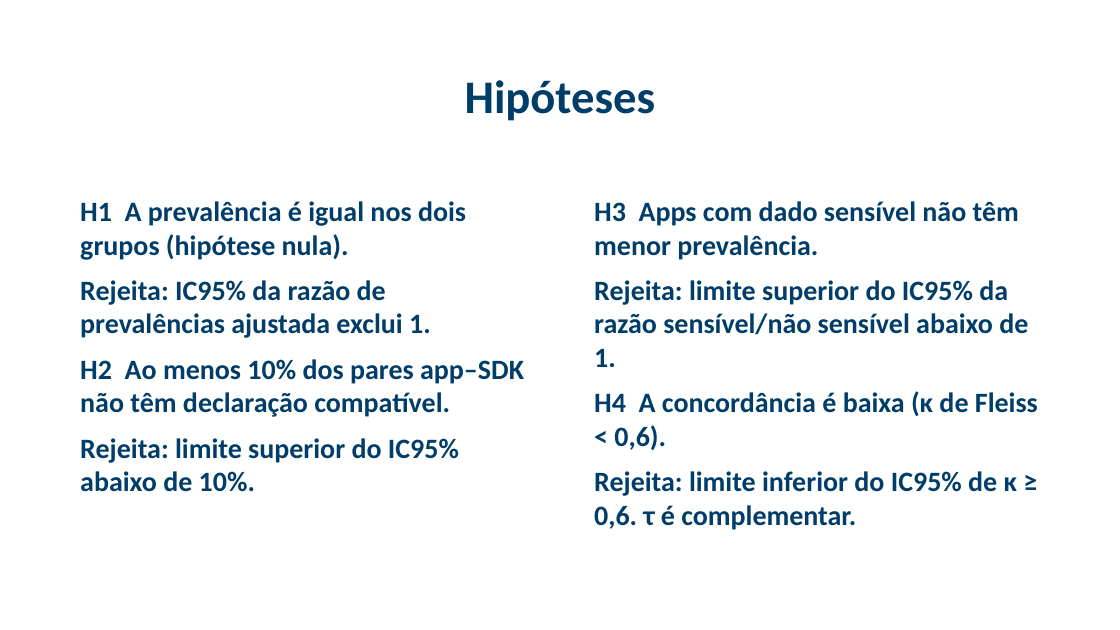
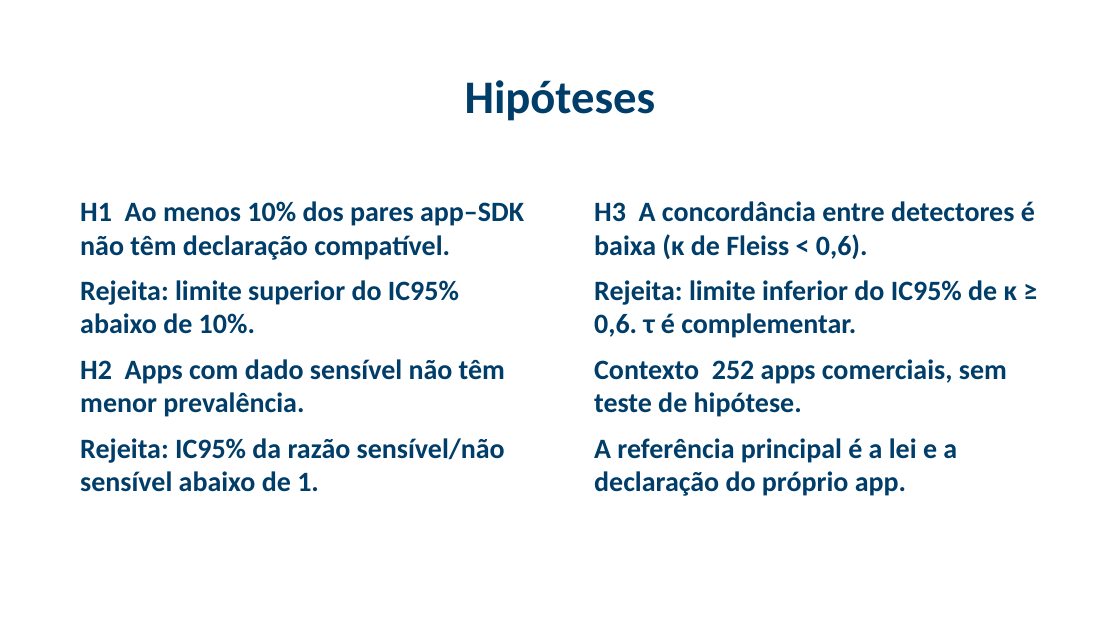
Before and after one commit to ClaudioAMF1/TCC, a slide deck: slide 6 of tcc/apresentacao/simulacao-defesa-rascunho.pptx. Drawn at 1120x630 pixels with LibreOffice and Linux fonts; fonts in the diff are those of the drawing; background and template pictures are left out. Boxes give left, top, right and bottom in pixels: in the first picture for what was removed or moved away, otherwise in the second. Text is boxed around its words. In the diff, an @@ line names an element or a change of style, - is before the commit and + after.

```diff
--- a/tcc/apresentacao/simulacao-defesa-rascunho.pptx
+++ b/tcc/apresentacao/simulacao-defesa-rascunho.pptx
@@ text at (80, 201, 524, 260): text changed @@
-H1 A prevalência é igual nos dois grupos (hipótese nula).
-Rejeita: IC95% da razão de prevalências ajustada exclui 1.
-H2 Ao menos 10% dos pares app–SDK não têm declaração compatível.
+H1 Ao menos 10% dos pares app–SDK não têm declaração compatível.
@@ text at (594, 201, 1035, 259): text changed @@
-H3 Apps com dado sensível não têm menor prevalência.
-Rejeita: limite superior do IC95% da razão sensível/não sensível abaixo de 1.
-H4 A concordância é baixa (κ de Fleiss < 0,6).
+H3 A concordância entre detectores é baixa (κ de Fleiss < 0,6).
@@ text at (80, 359, 505, 492): paragraphs added @@
+H2 Apps com dado sensível não têm menor prevalência.
+Rejeita: IC95% da razão sensível/não sensível abaixo de 1.
@@ text at (594, 359, 1007, 496): paragraphs added @@
+Contexto 252 apps comerciais, sem teste de hipótese.
+A referência principal é a lei e a declaração do próprio app.
```
Also in this commit, not shown: 7 other slides changed, 2 other files.
